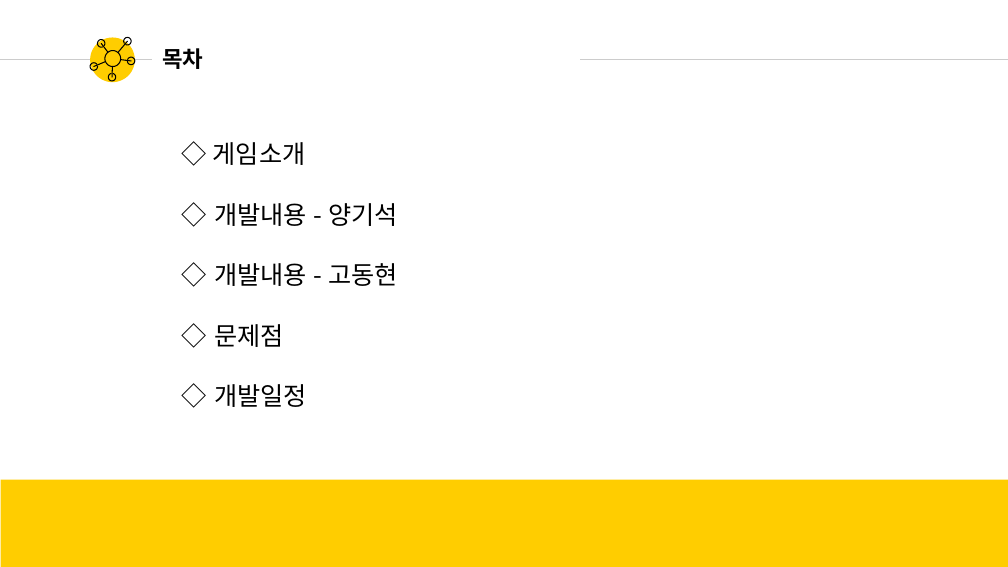
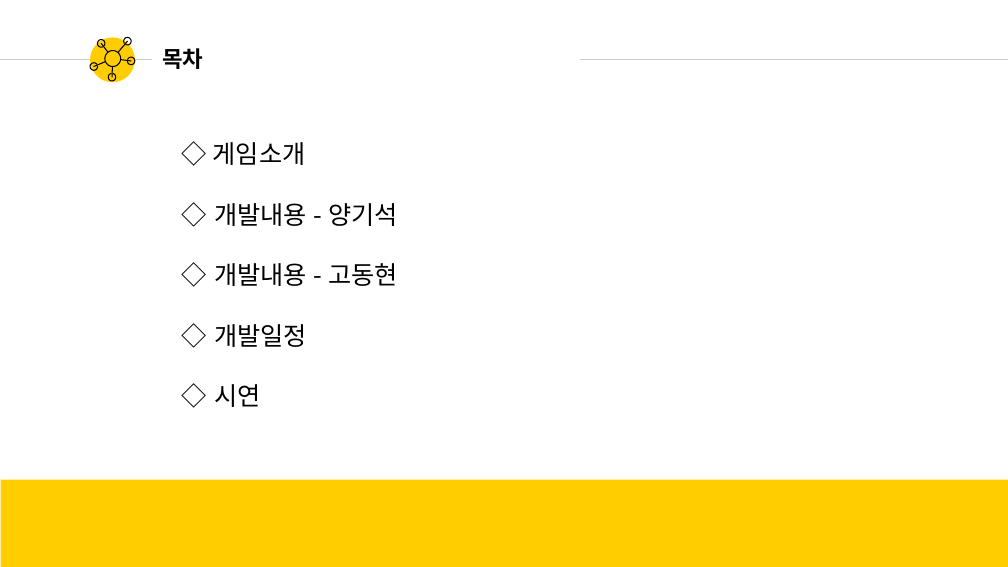
Before and after one commit to YKTeam/Room503, a slide deck: slide 2 of Document/Room503_중간발표.pptx. Drawn at 1008x567 pixels with LibreOffice and Linux fonts; fonts in the diff are those of the drawing. Boxes give left, top, right and bottom in pixels: in the first picture for what was removed or moved away, otherwise in the second. Text is boxed around its words. In the diff, an @@ line names an element or a change of style, - is before the commit and + after.

```diff
--- a/Document/Room503_중간발표.pptx
+++ b/Document/Room503_중간발표.pptx
@@ text at (x1=214, y1=324, x2=284, y2=347): paragraph removed @@
-◇ 문제점
@@ text at (x1=214, y1=384, x2=260, y2=407): paragraph added @@
+◇ 시연
```
Also in this commit, not shown: 2 other slides changed, 1 slide removed.
